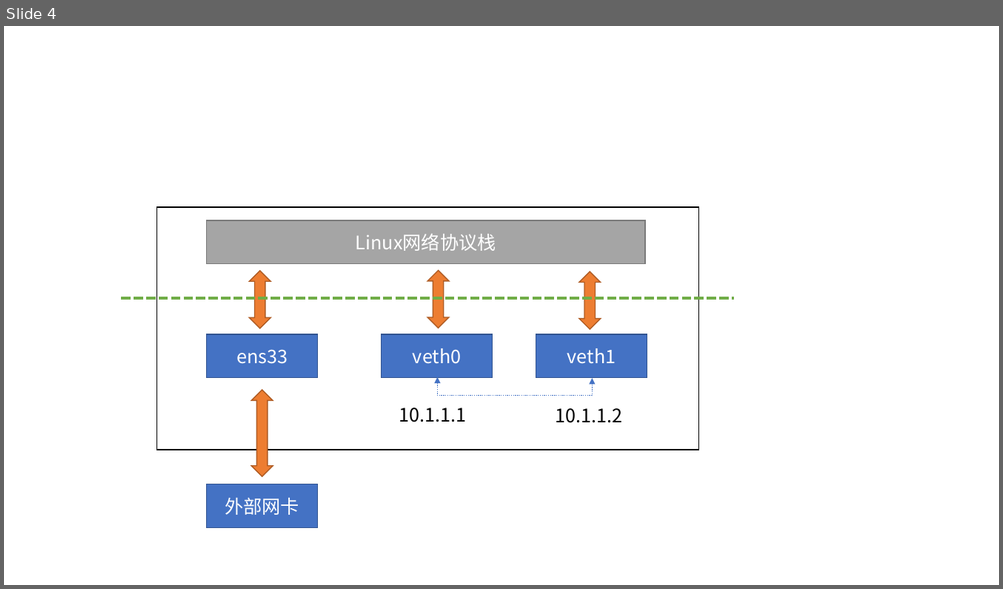
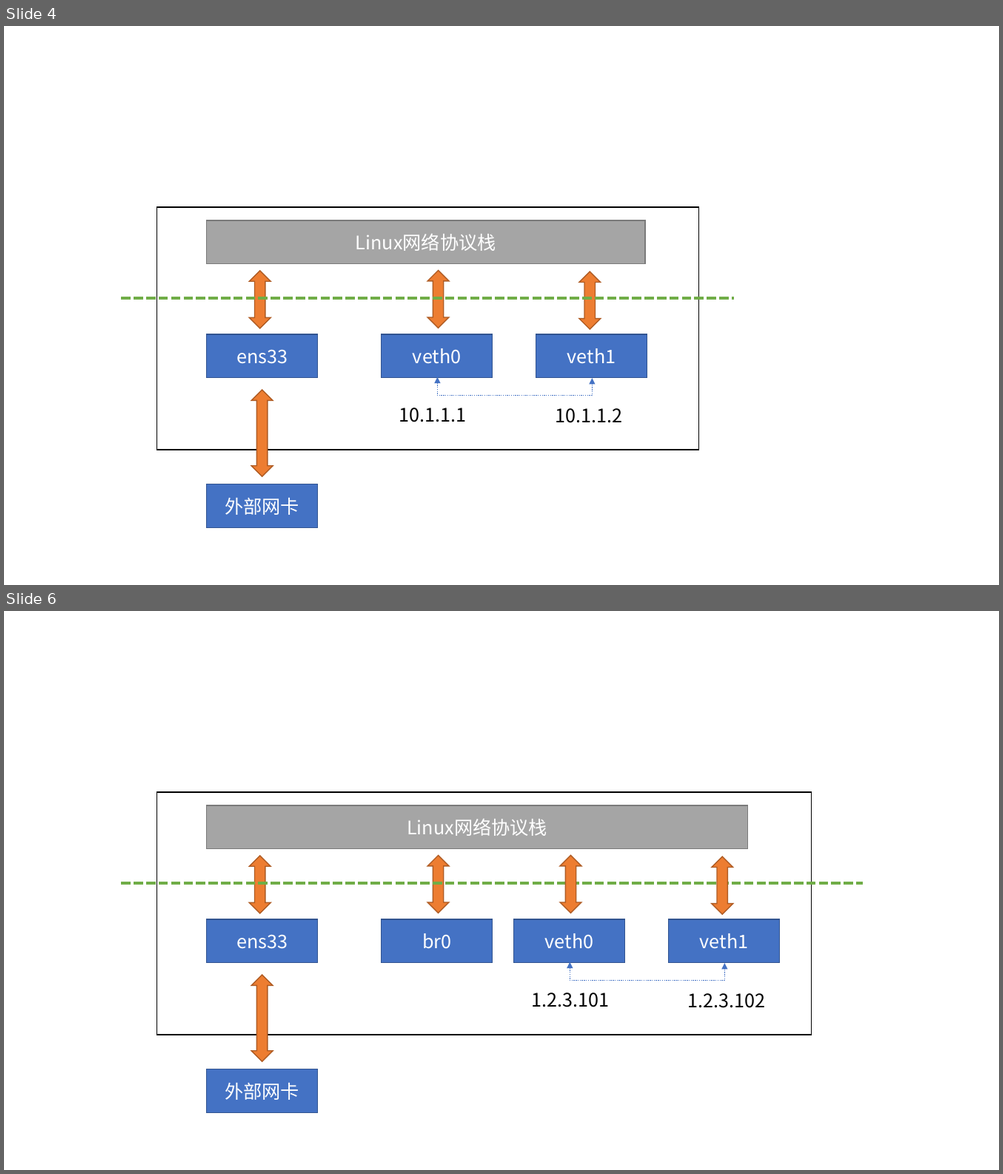
Before and after one commit to YE-Fan/k8s-learning, a slide deck: 1. linux网络虚拟化/1.1 network namespace/新建 Microsoft PowerPoint 演示文稿.pptx. Shown one above the other, each under a label of ours: slide 4 before the commit, slides 4 and 6 after it; the slides between them are not shown. The pictures are 1003x589 and 1003x1174 pixels, drawn with LibreOffice and Linux fonts; fonts in the diff are those of the drawing. Boxes give left, top, right and bottom in pixels: in the first picture for what was removed or moved away, otherwise in the second. Text is boxed around its words. In the diff, an @@ line names an element or a change of style, - is before the commit and + after.

```diff
--- a/1. linux网络虚拟化/1.1 network namespace/新建 Microsoft PowerPoint 演示文稿.pptx
+++ b/1. linux网络虚拟化/1.1 network namespace/新建 Microsoft PowerPoint 演示文稿.pptx
@@ slide 6 added at [4, 611, 999, 1170], background #FFFFFF @@
@@ rectangle added at [157, 792, 811, 1036], fill #FFFFFF, outline #000000 1 pt @@
@@ rectangle added at [206, 806, 747, 849], fill #A5A5A5, outline #7A7A7A 1 pt, 18 pt, text #FFFFFF @@
+Linux网络协议栈
@@ up down arrow added at [250, 856, 271, 913], fill #ED7D31, outline #AF5C24 1 pt @@
@@ up down arrow added at [428, 856, 449, 913], fill #ED7D31, outline #AF5C24 1 pt @@
@@ up down arrow added at [560, 856, 581, 913], fill #ED7D31, outline #AF5C24 1 pt @@
@@ up down arrow added at [711, 857, 733, 914], fill #ED7D31, outline #AF5C24 1 pt @@
@@ line added from (121, 883) to (862, 883), #70AD47 3 pt dashed @@
@@ rectangle added at [206, 920, 317, 963], fill #4472C4, outline #325491 1 pt, 18 pt, text #FFFFFF @@
+ens33
@@ rectangle added at [381, 920, 492, 963], fill #4472C4, outline #325491 1 pt, 18 pt, text #FFFFFF @@
+br0
@@ text added at [456, 905, 603, 924], 14 pt, text #FFFFFF @@
+Network namespace2
@@ rectangle added at [514, 920, 625, 963], fill #4472C4, outline #325491 1 pt, 18 pt, text #FFFFFF @@
+veth0
@@ rectangle added at [668, 920, 780, 963], fill #4472C4, outline #325491 1 pt, 18 pt, text #FFFFFF @@
+veth1
@@ elbow double arrow added from (569, 963) to (725, 963), #4472C4 1 pt dashed @@
@@ up down arrow added at [252, 975, 273, 1062], fill #ED7D31, outline #AF5C24 1 pt @@
@@ text added at [532, 993, 609, 1008], 18 pt, text #000000 @@
+1.2.3.101
@@ text added at [688, 994, 765, 1008], 18 pt, text #000000 @@
+1.2.3.102
@@ rectangle added at [206, 1070, 317, 1113], fill #4472C4, outline #325491 1 pt, 18 pt, text #FFFFFF @@
+外部网卡
```
Also in this commit, not shown: 4 other slides added, 1 other file.
